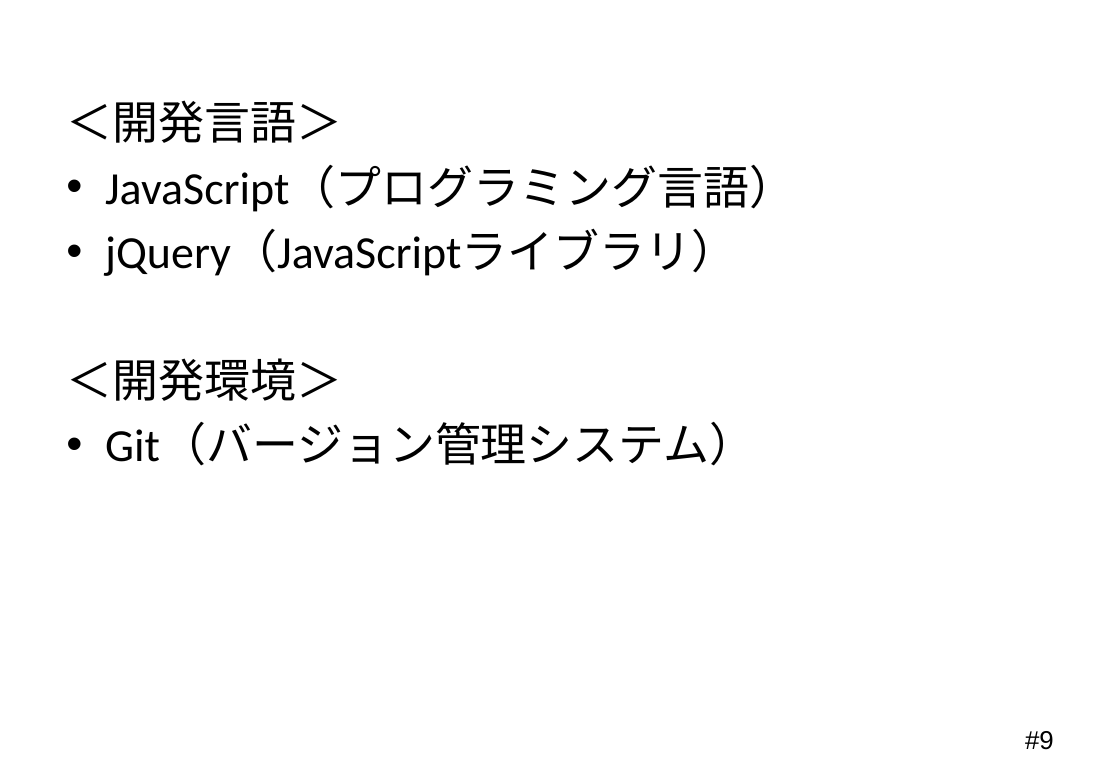
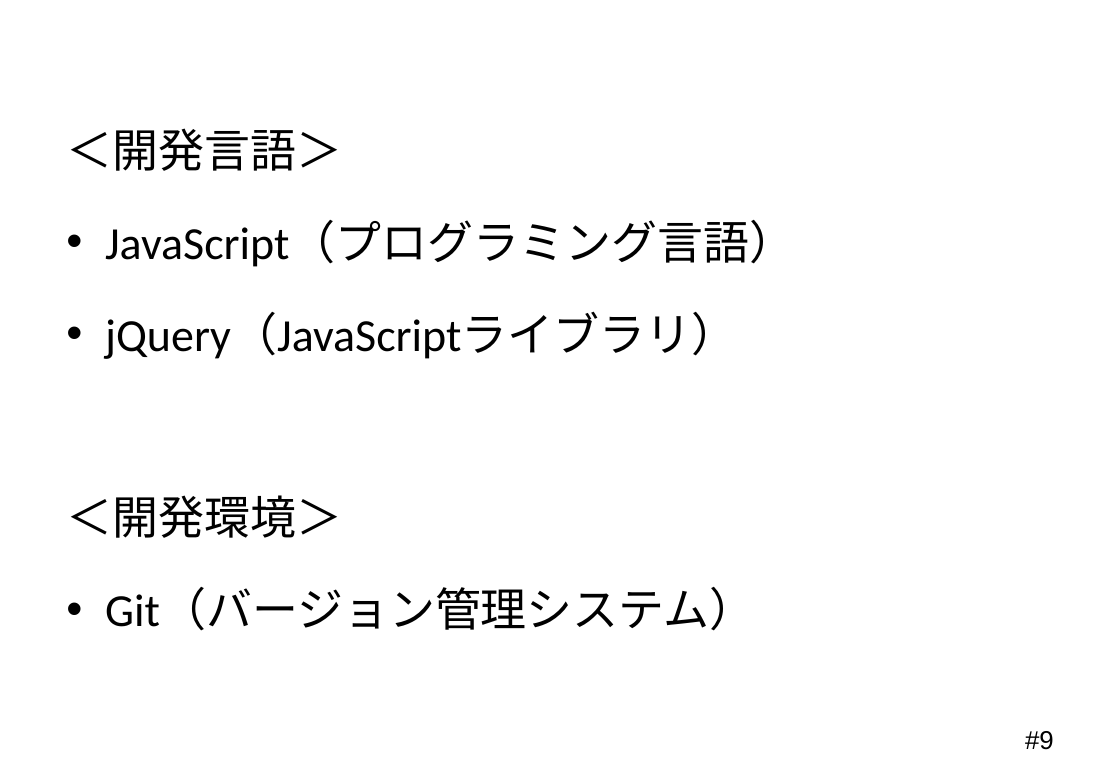
Before and after one commit to Mocchy2/graduation-thesis, a slide deck: slide 9 of 卒業論文 発表用スライド.pptx. Drawn at 1120x775 pixels with LibreOffice and Linux fonts; fonts in the diff are those of the drawing; background and template pictures are left out. Boxes give left, top, right and bottom in pixels: in the first picture for what was removed or moved away, otherwise in the second. Text is boxed around its words. In the diff, an @@ line names an element or a change of style, - is before the commit and + after.

Commit message:
スライド　行間の修正

```diff
--- a/卒業論文 発表用スライド.pptx
+++ b/卒業論文 発表用スライド.pptx
@@ text "＜開発言語＞" at <box>66,128,795,631</box>: line spacing 1 to 1.5 @@
```
Also in this commit, not shown: 3 other slides changed.
